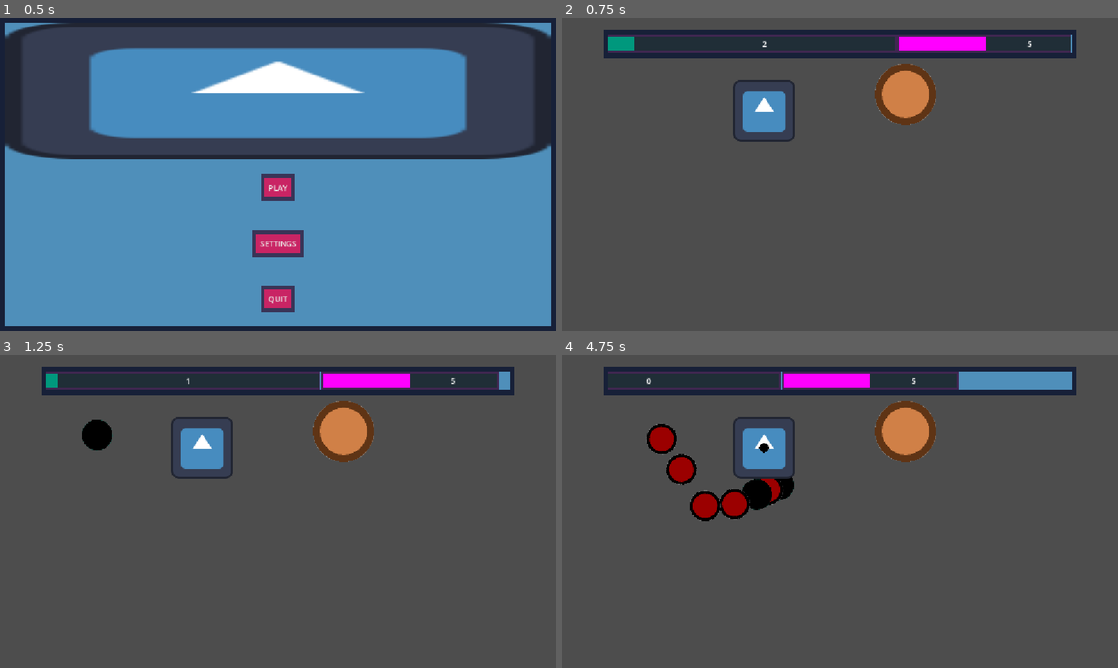
Above: before the commit, frames 1-4 (two rows, left to right).
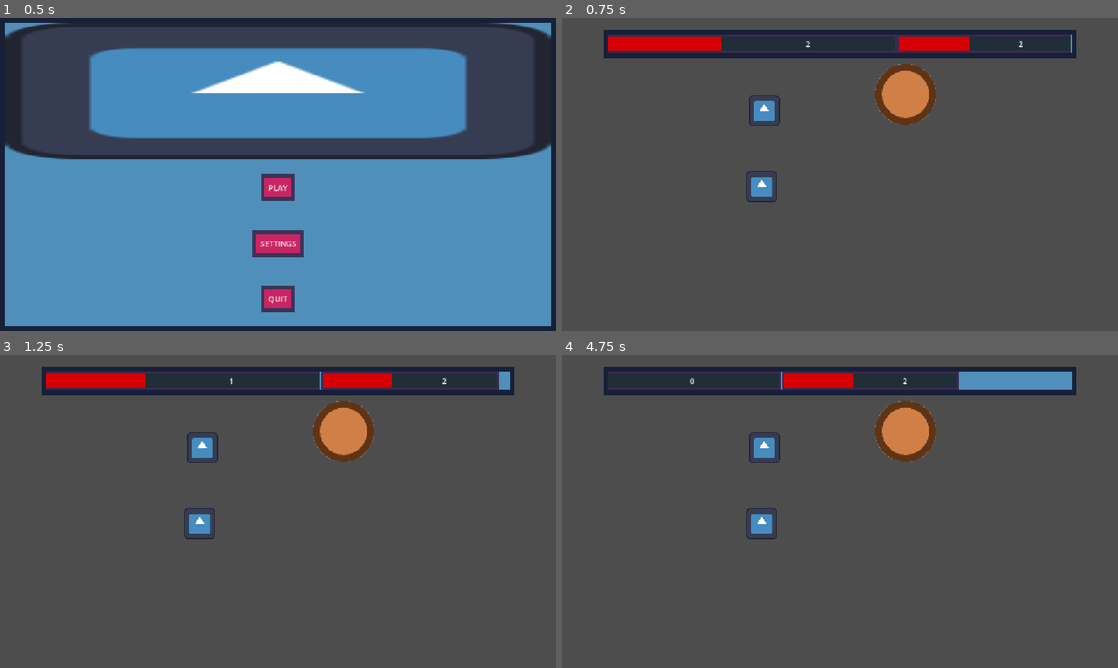
Above: after the commit, the same moments.

Repository: MagnusLucas/BrackeysAugust26
Game: Godot game, scene res://scenes/main_menu.tscn
Two runs of this game, one before a commit and one after it. Both use one fixed random seed, a clock stepped at 60 frames per second and the inputs below. The engine's default icon, where the game draws it, is replaced by a stand-in: a white triangle on a blue panel in a dark square.
Inputs (mouse positions are in pixels of both pictures, inside the frame that each line leads up to):
- Up to frame 1 (0.5 s): no input
- Up to frame 2 (0.75 s): click "PLAY" at 0.5 s
- Up to frame 3 (1.25 s): no input
- Up to frame 4 (4.75 s): click (840, 508) at 1.27 s; click (840, 508) at 2.02 s; click (840, 508) at 2.77 s; move the mouse to (962, 495) at 3.52 s; click (962, 495) at 3.67 s; move the mouse to (728, 527) at 4.27 s; click (728, 527) at 4.42 s

Frame 1 is identical in both runs. In frame 2, 3.1% of the frame differs, in the area x 8-85%, y 6-59%; in frame 3, 3.4%; in frame 4, 4.5%, in the area x 15-64%, y 6-59%.
Error after the commit: Invalid access to property or key 'colour' on a base object of type 'Nil'. (res://scenes/wave/wave_ui.gd:44)

Commit message:
Moved enemy colour to enemy resource and some stuff i forgor

Diff:
--- a/components/enemy_spawner.gd
+++ b/components/enemy_spawner.gd
@@ -14,5 +14,5 @@
 
 func _spawn_enemy(wave: Wave) -> void:
 	var enemy := ENEMY.instantiate()
-	enemy.modulate = wave.enemy_colour
+	enemy.modulate = wave.enemy_resource.colour
 	parent.add_child(enemy)
--- a/data/enemy_stats.gd
+++ b/data/enemy_stats.gd
@@ -1,6 +1,7 @@
 class_name EnemyStats
 extends Resource
 
+@export var colour: Color
 @export var max_health := 30.0
 @export var speed := 10
 
--- a/data/wave_stats.gd
+++ b/data/wave_stats.gd
@@ -4,7 +4,7 @@
 signal spawning_finished
 signal enemy_spawned
 
-@export var enemy_colour: Color
+@export var enemy_resource: EnemyStats
 @export var number_of_enemies: int
 @export var wave_length: float
 ## Shorter than wave length...
--- a/project.godot
+++ b/project.godot
@@ -30,6 +30,7 @@
 2d_physics/layer_2="enemy"
 2d_physics/layer_3="base"
 2d_physics/layer_4="bullet"
+2d_physics/layer_5="tower"
 
 [physics]
 
--- a/scenes/test_scene.tscn
+++ b/scenes/test_scene.tscn
@@ -1,7 +1,5 @@
 [gd_scene format=3 uid="uid://w8bwcijdbdd3"]
 
-[ext_resource type="Script" uid="uid://bkne5s287d6gc" path="res://components/scene_spawner.gd" id="1_j8ivh"]
-[ext_resource type="PackedScene" uid="uid://bde4jky2aqxhm" path="res://scenes/enemy/enemy.tscn" id="2_nd71p"]
 [ext_resource type="PackedScene" uid="uid://b6qexenqqef30" path="res://scenes/base/base.tscn" id="3_nd71p"]
 [ext_resource type="PackedScene" uid="uid://b4ynafkntrxwl" path="res://scenes/tower/tower.tscn" id="4_7ddre"]
 [ext_resource type="Script" uid="uid://bgrv1axsi84hd" path="res://components/enemy_spawner.gd" id="5_qjeyg"]
@@ -17,7 +15,6 @@
 
 [sub_resource type="Resource" id="Resource_qjeyg"]
 script = ExtResource("6_3qnke")
-enemy_colour = Color(0, 0.59607846, 0.49019608, 1)
 number_of_enemies = 2
 wave_length = 10.0
 spawn_time = 1.0
@@ -25,7 +22,6 @@
 
 [sub_resource type="Resource" id="Resource_3qnke"]
 script = ExtResource("6_3qnke")
-enemy_colour = Color(1, 0, 1, 1)
 number_of_enemies = 5
 wave_length = 6.0
 spawn_time = 3.0
@@ -39,23 +35,11 @@
 [node name="Base" parent="." unique_id=2018472515 instance=ExtResource("3_nd71p")]
 position = Vector2(712, 158)
 
-[node name="SceneSpawner" type="Button" parent="." unique_id=1415311439 node_paths=PackedStringArray("parent")]
-anchors_preset = 15
-anchor_right = 1.0
-anchor_bottom = 1.0
-offset_left = -4.0
-offset_top = -4.0
-offset_right = -4.0
-offset_bottom = -4.0
-grow_horizontal = 2
-grow_vertical = 2
-flat = true
-script = ExtResource("1_j8ivh")
-parent = NodePath("../Path2D")
-scene_to_spawn = ExtResource("2_nd71p")
-
 [node name="Tower" parent="." unique_id=1378462679 instance=ExtResource("4_7ddre")]
 position = Vector2(419, 192)
+
+[node name="Tower2" parent="." unique_id=272296311 instance=ExtResource("4_7ddre")]
+position = Vector2(414, 349)
 
 [node name="EnemySpawner" type="Node2D" parent="." unique_id=899718097 node_paths=PackedStringArray("parent", "wave_manager")]
 script = ExtResource("5_qjeyg")
--- a/scenes/tower/tower.gd
+++ b/scenes/tower/tower.gd
@@ -45,3 +45,8 @@
 	enemies_in_range.erase(enemy)
 	if enemies_in_range.is_empty():
 		attack_interval_timer.stop()
+
+
+func _on_input_event(_viewport: Node, event: InputEvent, _shape_idx: int) -> void:
+	if event is InputEventMouseButton and event.pressed and event.button_index == MOUSE_BUTTON_LEFT:
+		print("button!")
--- a/scenes/tower/tower.tscn
+++ b/scenes/tower/tower.tscn
@@ -4,12 +4,26 @@
 [ext_resource type="Texture2D" uid="uid://0jssmfmsn2ra" path="res://icon.svg" id="2_cbwxl"]
 [ext_resource type="Resource" uid="uid://tjpah63bte83" path="res://data/basic_tower_stats.tres" id="2_nfofi"]
 [ext_resource type="Script" uid="uid://br4k1mhulpog1" path="res://components/attack_range.gd" id="3_cbwxl"]
+[ext_resource type="Script" uid="uid://cyv42kgt3m6wl" path="res://scenes/tower/tower_area_2d.gd" id="3_vec08"]
 
-[node name="Tower" type="Node2D" unique_id=1378462679]
+[sub_resource type="RectangleShape2D" id="RectangleShape2D_g4v7s"]
+size = Vector2(64, 64)
+
+[node name="Tower" type="Node2D" unique_id=272296311]
 script = ExtResource("1_r21n7")
 tower_stats = ExtResource("2_nfofi")
 
+[node name="TowerArea2D" type="Area2D" parent="." unique_id=357795283 node_paths=PackedStringArray("tower")]
+collision_layer = 16
+collision_mask = 0
+script = ExtResource("3_vec08")
+tower = NodePath("..")
+
+[node name="CollisionShape2D" type="CollisionShape2D" parent="TowerArea2D" unique_id=2080929908]
+shape = SubResource("RectangleShape2D_g4v7s")
+
 [node name="Sprite2D" type="Sprite2D" parent="." unique_id=379143641]
+scale = Vector2(0.5, 0.5)
 texture = ExtResource("2_cbwxl")
 
 [node name="AttackRange" type="Area2D" parent="." unique_id=867181353]
@@ -21,3 +35,5 @@
 [node name="AttackIntervalTimer" type="Timer" parent="." unique_id=1034118862]
 
 [node name="BulletSpawner" type="Node2D" parent="." unique_id=1072665542]
+
+[connection signal="input_event" from="TowerArea2D" to="TowerArea2D" method="_on_input_event"]
--- /dev/null
+++ b/scenes/tower/tower_area_2d.gd
@@ -0,0 +1,36 @@
+class_name TowerArea2D
+extends Area2D
+
+signal picked_up
+signal placed_down
+
+enum State{
+	ON_MAP,
+	PICKED_UP
+}
+
+@export var tower: Tower
+
+var current_state := State.ON_MAP
+
+
+func _process(_delta: float) -> void:
+	if current_state == State.PICKED_UP:
+		tower.global_position = get_global_mouse_position()
+
+
+func _on_input_event(_viewport: Node, event: InputEvent, _shape_idx: int) -> void:
+	if !event is InputEventMouseButton:
+		return
+	if !event.pressed:
+		return
+	if !event.button_index == MOUSE_BUTTON_LEFT:
+		return
+
+	match(current_state):
+		State.ON_MAP:
+			current_state = State.PICKED_UP
+			picked_up.emit()
+		State.PICKED_UP:
+			current_state = State.ON_MAP
+			placed_down.emit()
--- a/scenes/wave/wave_ui.gd
+++ b/scenes/wave/wave_ui.gd
@@ -41,7 +41,7 @@
 
 	h_box_container.custom_minimum_size.x = WAVE_LENGTH_MULTIPLIER * wave.wave_length
 	h_box_container.size.x = WAVE_LENGTH_MULTIPLIER * wave.wave_length
-	color_rect.color = wave.enemy_colour
+	color_rect.color = wave.enemy_resource.colour
 	color_rect.size_flags_stretch_ratio = wave.spawn_time
 	label.text = str(wave.number_of_enemies)
 	label.size_flags_stretch_ratio = wave.wave_length - wave.spawn_time
Not shown, added: scenes/tower/tower_area_2d.gd.uid
